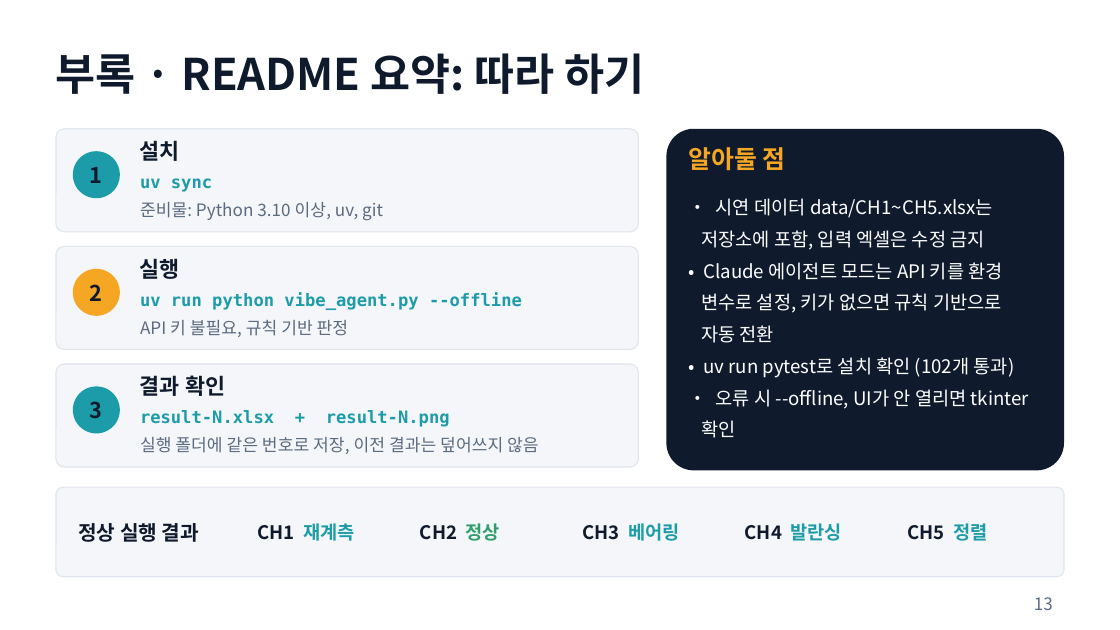
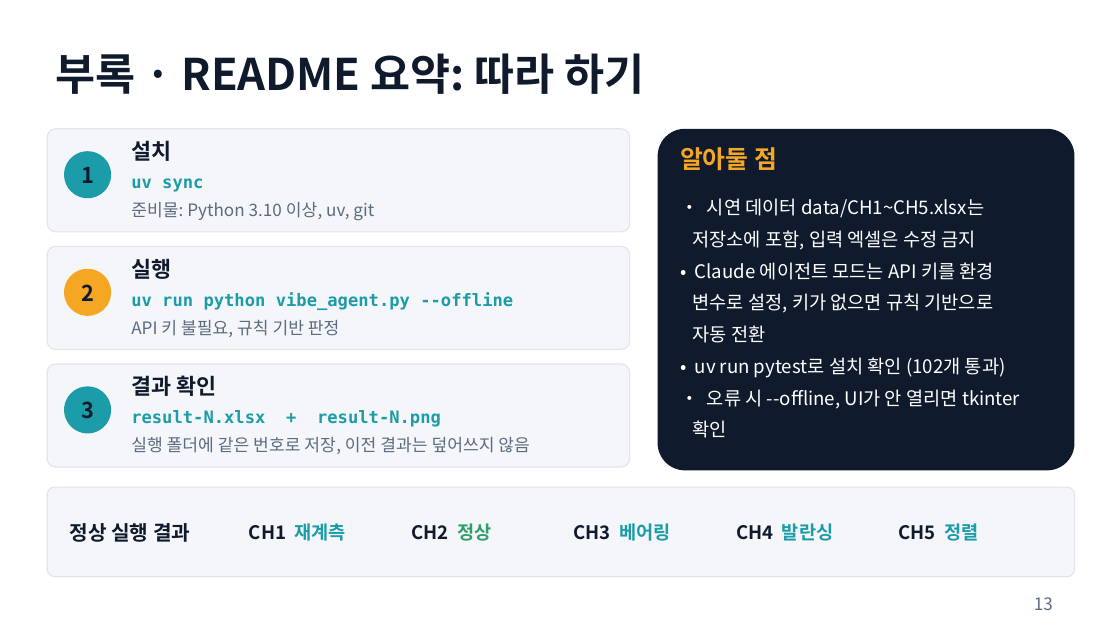
Before and after one commit to njpark22-eng/test, a slide deck: slide 13 of vibe-agent-demo-1.pptx. Drawn at 1120x630 pixels with LibreOffice and Linux fonts; fonts in the diff are those of the drawing. Boxes give left, top, right and bottom in pixels: in the first picture for what was removed or moved away, otherwise in the second. Text is boxed around its words. In the diff, an @@ line names an element or a change of style, - is before the commit and + after.

```diff
--- a/vibe-agent-demo-1.pptx
+++ b/vibe-agent-demo-1.pptx
@@ rounded rectangle: place and size @@
-rounded rectangle at (666, 129, 1064, 470)
+rounded rectangle at (657, 129, 1074, 470)
@@ 20 texts, 3 rounded rectangles, 3 ellipses: place and size @@
-20 texts, 3 rounded rectangles, 3 ellipses at (56, 129, 1029, 542)
+20 texts, 3 rounded rectangles, 3 ellipses at (47, 129, 1020, 542)
@@ rounded rectangle: place and size @@
-rounded rectangle at (56, 487, 1064, 577)
+rounded rectangle at (47, 487, 1074, 577)
```
